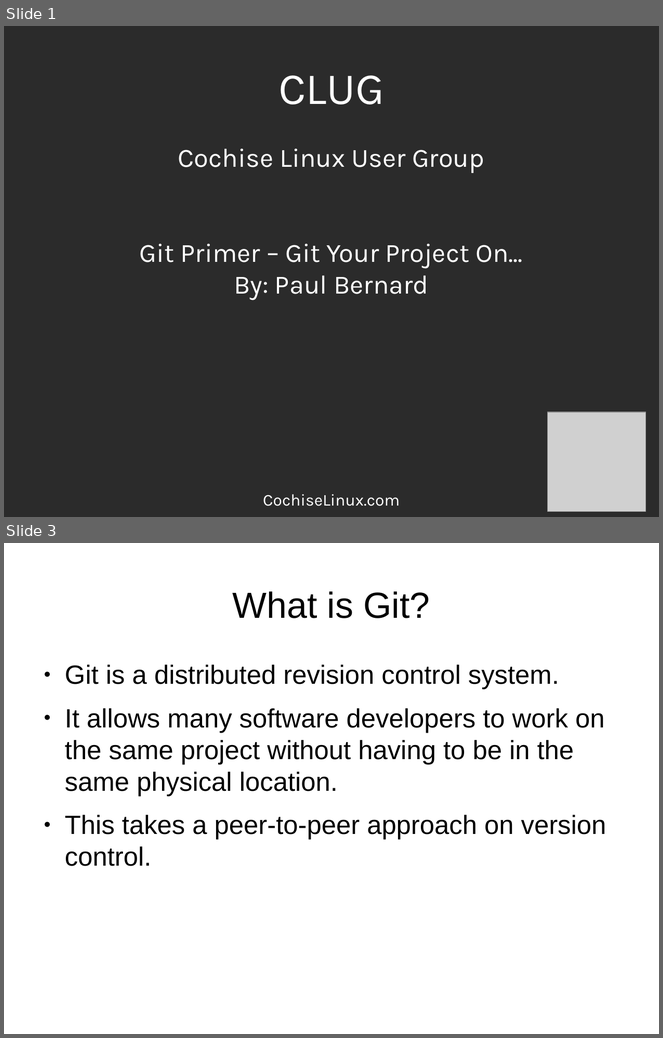
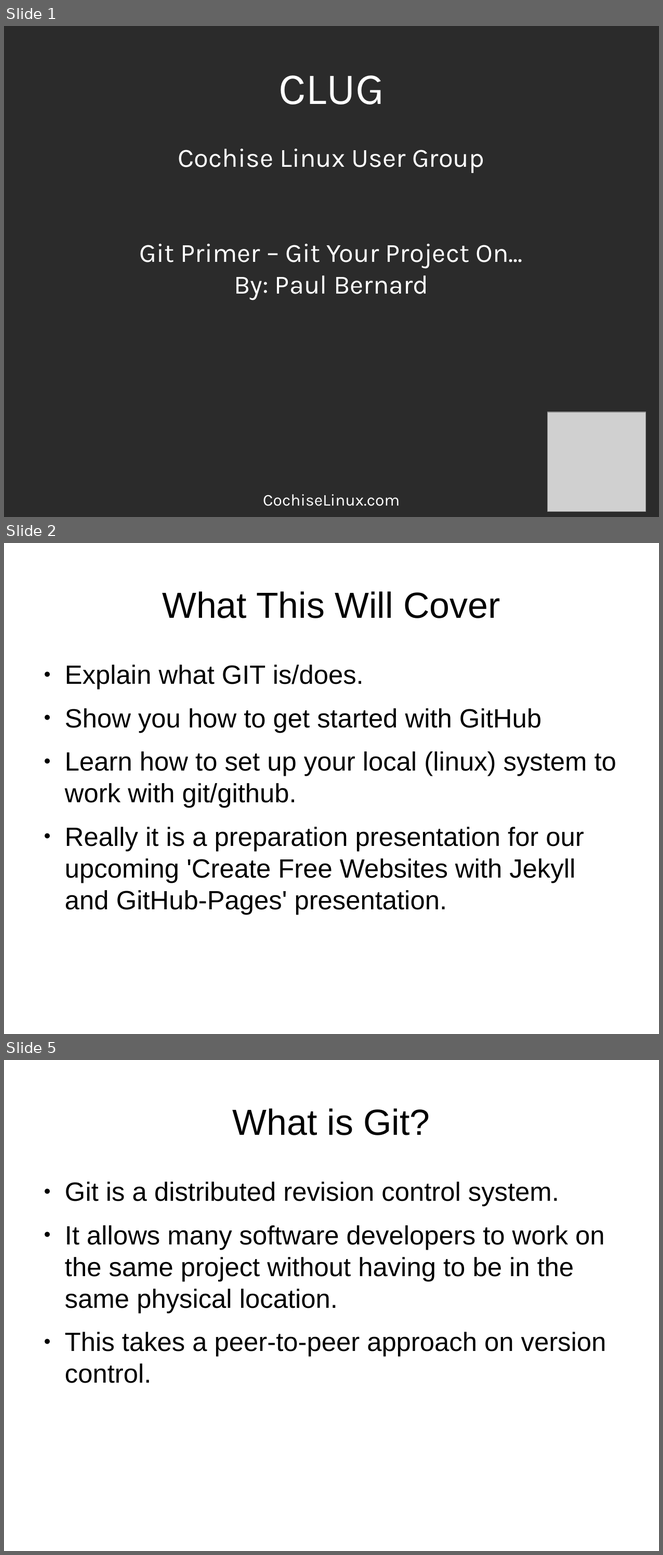
Before and after one commit to CochiseLinuxUsersGroup/Presentations, a slide deck: Git_Primer/Git_Primer.odp. Shown one above the other, each under a label of ours: slides 1 and 3 before the commit, slides 1, 2 and 5 after it; the slides between them are not shown. The pictures are 663x1038 and 663x1555 pixels, drawn with LibreOffice and Linux fonts; fonts in the diff are those of the drawing; grey boxes stand for pictures; background and template pictures are left out; a plain dark background stands for a picture behind light text. Boxes give left, top, right and bottom in pixels: in the first picture for what was removed or moved away, otherwise in the second. Text is boxed around its words. In the diff, an @@ line names an element or a change of style, - is before the commit and + after.

```diff
--- a/Git_Primer/Git_Primer.odp
+++ b/Git_Primer/Git_Primer.odp
@@ slide 2 added at [4,543,659,1034], background #FFFFFF @@
@@ title added at [162,591,500,618], 44 pt, text #000000 @@
+What This Will Cover
@@ text added at [65,665,617,915], 32 pt, text #000000 @@
+● Explain what GIT is/does.
+● Show you how to get started with GitHub
+● Learn how to set up your local (linux) system to work with git/github.
+● Really it is a preparation presentation for our upcoming 'Create Free Websites with Jekyll and GitHub-Pages' presentation.
@@ what was slide 3 is now slide 5 @@
```
Also in this commit, not shown: 2 slides changed, 4 other slides added, 1 slide removed.
